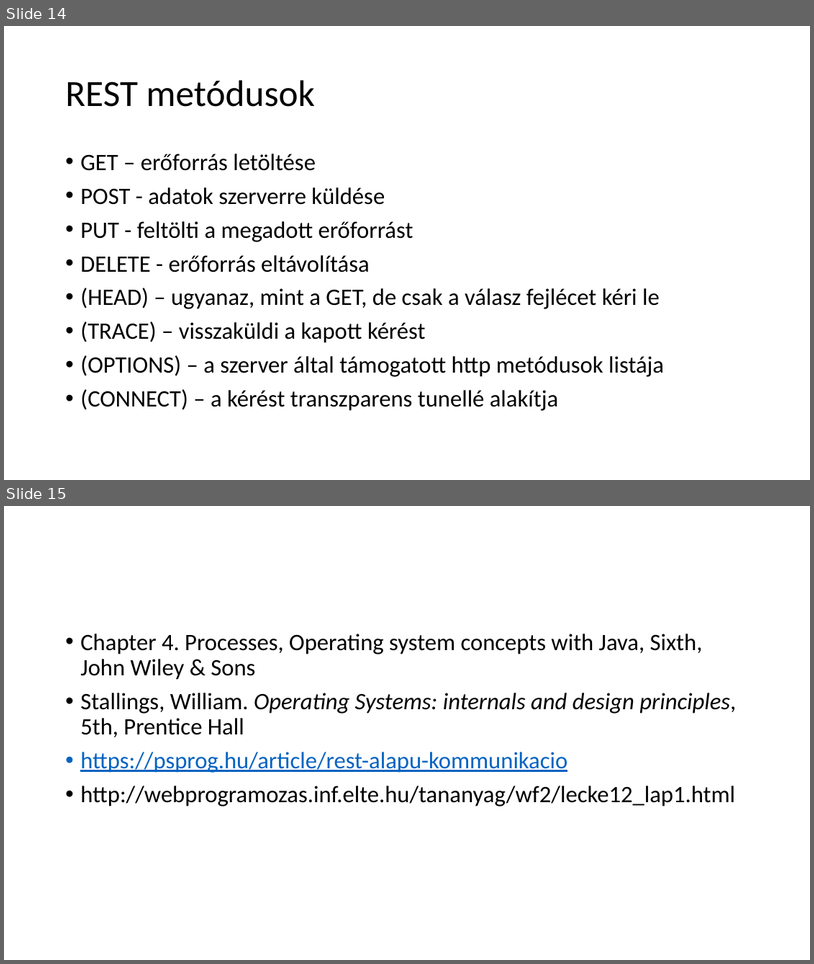
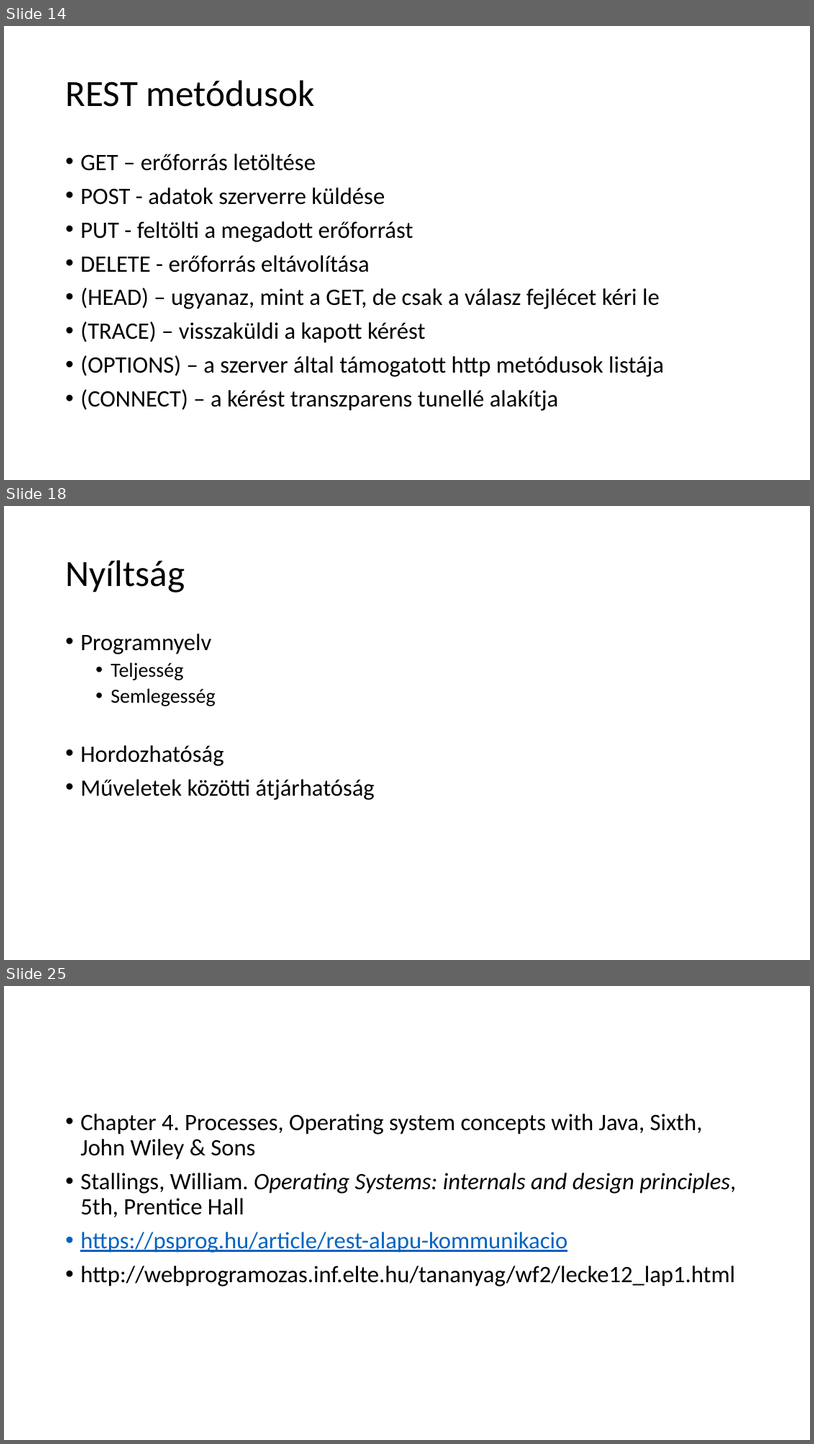
Before and after one commit to krsjakb/osztott-rendszerek-parhuzamos-programozas, a slide deck: Osztott rendszerek, párhuzamos programozás.pptx. Shown one above the other, each under a label of ours: slides 14 and 15 before the commit, slides 14, 18 and 25 after it; the slides between them are not shown. The pictures are 814x964 and 814x1444 pixels, drawn with LibreOffice and Linux fonts; fonts in the diff are those of the drawing. Boxes give left, top, right and bottom in pixels: in the first picture for what was removed or moved away, otherwise in the second. Text is boxed around its words. In the diff, an @@ line names an element or a change of style, - is before the commit and + after.

```diff
--- a/Osztott rendszerek, párhuzamos programozás.pptx
+++ b/Osztott rendszerek, párhuzamos programozás.pptx
@@ slide 18 added at [4, 506, 810, 960], background #FFFFFF @@
@@ title added at [65, 560, 185, 592], 44 pt, text #000000 @@
+Nyíltság
@@ text added at [80, 633, 375, 800], 28 pt, text #000000 @@
+• Programnyelv
+  • Teljesség
+  • Semlegesség
+• Hordozhatóság
+• Műveletek közötti átjárhatóság
@@ what was slide 15 is now slide 25 @@
```
Also in this commit, not shown: 9 other slides added.
